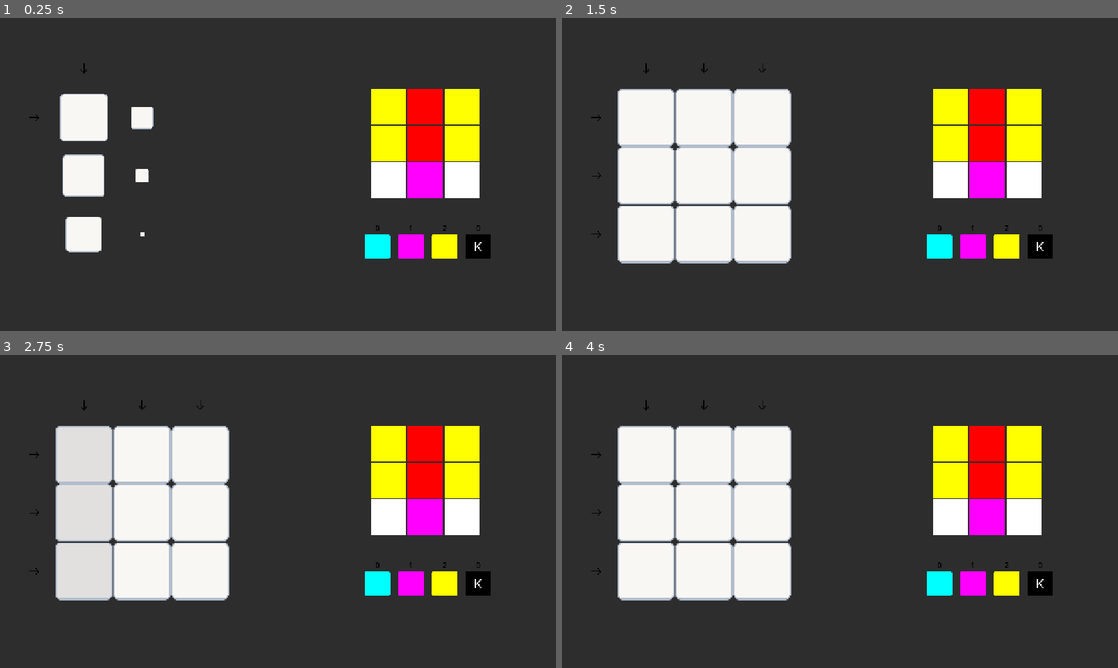
Above: before the commit, frames 1-4 (two rows, left to right).
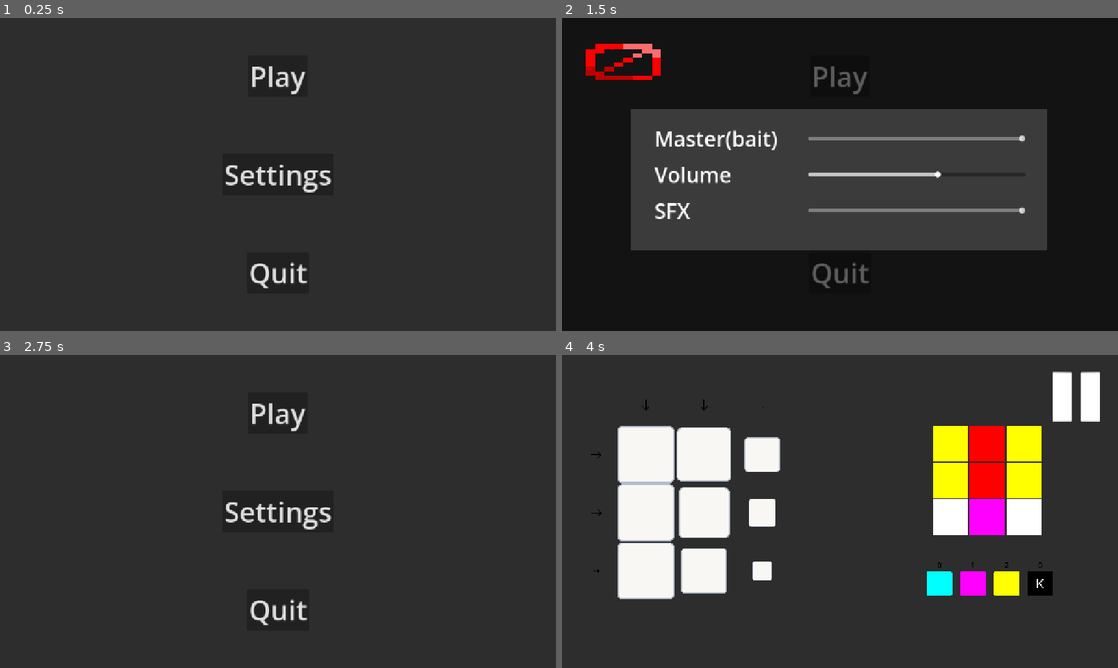
Above: after the commit, the same moments.

Repository: kaminaryu/printing-game
Game: Godot game, scene res://Scenes/main_menu.tscn
The game is run twice, just before and just after one commit, with the same random seed, the same clock (stepped at 60 frames per second) and the same inputs. Before the commit the project starts from res://Scenes/main.tscn.
Inputs (mouse positions are in pixels of both pictures, inside the frame that each line leads up to):
- Up to frame 1 (0.25 s): no input
- Up to frame 2 (1.5 s): click (645, 68) at 0.52 s; click (840, 174) at 1.25 s, where only the run after the commit has a clickable "Settings"
- Up to frame 3 (2.75 s): click (61, 398) at 2.02 s
- Up to frame 4 (4 s): click (840, 414) at 2.75 s, where only the run after the commit has a clickable "Play"; click (701, 458) at 3.5 s, where only the run after the commit has a clickable "1"

The runs differ from the first frame. In frame 1, 13% of the frame differs, in the area x 5-89%, y 14-87%; in frame 2, 85%, in the area x 0-100%, y 0-100%; in frame 3, 26%; in frame 4, 7.4%.

Commit message:
Feat: Added Menus Templates

Diff:
--- /dev/null
+++ b/Scenes/LevelSelector/level_selector.tscn
@@ -0,0 +1,88 @@
+[gd_scene format=3 uid="uid://birsay0pvysyg"]
+
+[ext_resource type="PackedScene" uid="uid://bayck00lurmbm" path="res://Scenes/LevelSelector/level_tile.tscn" id="1_qejn8"]
+
+[node name="LevelSelector" type="Control" unique_id=2136194899]
+layout_mode = 3
+anchors_preset = 15
+anchor_right = 1.0
+anchor_bottom = 1.0
+grow_horizontal = 2
+grow_vertical = 2
+
+[node name="GridContainer" type="GridContainer" parent="." unique_id=305377563]
+layout_mode = 1
+anchors_preset = 8
+anchor_left = 0.5
+anchor_top = 0.5
+anchor_right = 0.5
+anchor_bottom = 0.5
+offset_left = -168.0
+offset_top = -100.0
+offset_right = 168.0
+offset_bottom = 100.0
+grow_horizontal = 2
+grow_vertical = 2
+theme_override_constants/h_separation = 94
+theme_override_constants/v_separation = 59
+columns = 5
+
+[node name="Level" parent="GridContainer" unique_id=430807059 instance=ExtResource("1_qejn8")]
+layout_mode = 2
+text = "1"
+
+[node name="Level2" parent="GridContainer" unique_id=646816040 instance=ExtResource("1_qejn8")]
+layout_mode = 2
+text = "2"
+
+[node name="Level3" parent="GridContainer" unique_id=1593151767 instance=ExtResource("1_qejn8")]
+layout_mode = 2
+text = "3"
+
+[node name="Level4" parent="GridContainer" unique_id=1565403250 instance=ExtResource("1_qejn8")]
+layout_mode = 2
+text = "4"
+
+[node name="Level5" parent="GridContainer" unique_id=922160079 instance=ExtResource("1_qejn8")]
+layout_mode = 2
+text = "5"
+
+[node name="Level6" parent="GridContainer" unique_id=205670342 instance=ExtResource("1_qejn8")]
+layout_mode = 2
+text = "6"
+
+[node name="Level7" parent="GridContainer" unique_id=747150118 instance=ExtResource("1_qejn8")]
+layout_mode = 2
+text = "7"
+
+[node name="Level8" parent="GridContainer" unique_id=1798924653 instance=ExtResource("1_qejn8")]
+layout_mode = 2
+text = "8"
+
+[node name="Level9" parent="GridContainer" unique_id=1768113248 instance=ExtResource("1_qejn8")]
+layout_mode = 2
+text = "9"
+
+[node name="Level10" parent="GridContainer" unique_id=1175087329 instance=ExtResource("1_qejn8")]
+layout_mode = 2
+text = "10"
+
+[node name="Level11" parent="GridContainer" unique_id=364071896 instance=ExtResource("1_qejn8")]
+layout_mode = 2
+text = "11"
+
+[node name="Level12" parent="GridContainer" unique_id=1994898083 instance=ExtResource("1_qejn8")]
+layout_mode = 2
+text = "12"
+
+[node name="Level13" parent="GridContainer" unique_id=893587546 instance=ExtResource("1_qejn8")]
+layout_mode = 2
+text = "13"
+
+[node name="Level14" parent="GridContainer" unique_id=1394964445 instance=ExtResource("1_qejn8")]
+layout_mode = 2
+text = "14"
+
+[node name="Level15" parent="GridContainer" unique_id=1778406980 instance=ExtResource("1_qejn8")]
+layout_mode = 2
+text = "15"
--- /dev/null
+++ b/Scenes/LevelSelector/level_tile.gd
@@ -0,0 +1,4 @@
+extends Button
+
+func _on_button_down() -> void:
+	get_tree().change_scene_to_file("res://Scenes/main.tscn")
--- /dev/null
+++ b/Scenes/LevelSelector/level_tile.tscn
@@ -0,0 +1,13 @@
+[gd_scene format=3 uid="uid://bayck00lurmbm"]
+
+[ext_resource type="Script" uid="uid://cac867gtebp5l" path="res://Scenes/LevelSelector/level_tile.gd" id="1_2ltoa"]
+
+[node name="LevelTile" type="Button" unique_id=430807059]
+custom_minimum_size = Vector2(64, 64)
+offset_right = 8.0
+offset_bottom = 8.0
+theme_override_font_sizes/font_size = 32
+text = "A"
+script = ExtResource("1_2ltoa")
+
+[connection signal="button_down" from="." to="." method="_on_button_down"]
--- a/Scenes/game_manager.gd
+++ b/Scenes/game_manager.gd
@@ -35,7 +35,7 @@
 		return true
 
 	if remaining_ink[channel] <= 0:
-		print("❌ Click Blocked: Out of ink for channel: ", channel)
+		print("Click Blocked: Out of ink for channel: ", channel)
 		return false
 
 	remaining_ink[channel] -= 1
--- a/Scenes/main.tscn
+++ b/Scenes/main.tscn
@@ -1,10 +1,11 @@
 [gd_scene format=3 uid="uid://b51cck50u8a2w"]
 
 [ext_resource type="PackedScene" uid="uid://iivroqoa8ayc" path="res://Objects/Printer/PrintingGrid/printing_grid.tscn" id="1_jjgbg"]
-[ext_resource type="Script" path="res://Scenes/game_manager.gd" id="1_ynf5e"]
+[ext_resource type="Script" uid="uid://bfro6yuwkgdkj" path="res://Scenes/game_manager.gd" id="1_ynf5e"]
 [ext_resource type="Resource" path="res://Resources/Levels/6.tres" id="2_kry3j"]
 [ext_resource type="Script" path="res://Scenes/target_preview_grid.gd" id="4_jjvhh"]
 [ext_resource type="PackedScene" uid="uid://dqu6xara3up6f" path="res://UI/Widgets/palette.tscn" id="5_kry3j"]
+[ext_resource type="PackedScene" uid="uid://dl7lt4boi3qlk" path="res://Scenes/main_gui.tscn" id="6_21xkr"]
 
 [node name="Main" type="Node2D" unique_id=1872288472]
 script = ExtResource("1_ynf5e")
@@ -27,3 +28,5 @@
 cell_gap = 3.0
 
 [node name="Palette" parent="CanvasLayer" unique_id=1883377568 instance=ExtResource("5_kry3j")]
+
+[node name="MainGUI" parent="CanvasLayer" unique_id=1677267965 instance=ExtResource("6_21xkr")]
--- /dev/null
+++ b/Scenes/main_gui.gd
@@ -0,0 +1,6 @@
+extends Control
+
+
+func _on_pause_button_button_down() -> void:
+	$PauseMenu.show()
+	get_tree().paused = true
--- /dev/null
+++ b/Scenes/main_gui.tscn
@@ -0,0 +1,36 @@
+[gd_scene format=3 uid="uid://dl7lt4boi3qlk"]
+
+[ext_resource type="Script" uid="uid://c24j5myq0sq0y" path="res://Scenes/main_gui.gd" id="1_nw5w4"]
+[ext_resource type="Texture2D" uid="uid://djh71qfneml22" path="res://Assets/GUI/PauseButton.png" id="1_pegf4"]
+[ext_resource type="PackedScene" uid="uid://dnps80gkhd8d5" path="res://Scenes/pause_menu.tscn" id="3_13gl4"]
+
+[node name="MainGUI" type="Control" unique_id=1677267965]
+layout_mode = 3
+anchors_preset = 15
+anchor_right = 1.0
+anchor_bottom = 1.0
+grow_horizontal = 2
+grow_vertical = 2
+mouse_filter = 2
+script = ExtResource("1_nw5w4")
+
+[node name="MarginContainer" type="MarginContainer" parent="." unique_id=711509577]
+layout_mode = 1
+anchors_preset = 1
+anchor_left = 1.0
+anchor_right = 1.0
+offset_left = -40.0
+offset_bottom = 40.0
+grow_horizontal = 0
+theme_override_constants/margin_top = 32
+theme_override_constants/margin_right = 32
+
+[node name="PauseButton" type="TextureButton" parent="MarginContainer" unique_id=334223556]
+layout_mode = 2
+texture_normal = ExtResource("1_pegf4")
+
+[node name="PauseMenu" parent="." unique_id=809285226 instance=ExtResource("3_13gl4")]
+visible = false
+layout_mode = 1
+
+[connection signal="button_down" from="MarginContainer/PauseButton" to="." method="_on_pause_button_button_down"]
--- a/Scenes/main_menu.gd
+++ b/Scenes/main_menu.gd
@@ -10,7 +10,7 @@
 
 
 func _on_play_button_down() -> void:
-	get_tree().change_scene_to_file("res://Scenes/main.tscn")
+	get_tree().change_scene_to_file("res://Scenes/LevelSelector/level_selector.tscn")
 	pass # Replace with function body.
 
 
--- /dev/null
+++ b/Scenes/pause_menu.gd
@@ -0,0 +1,15 @@
+extends Control
+
+func _on_continue_button_down() -> void:
+	get_tree().paused = false
+	hide()
+
+
+func _on_settings_button_down() -> void:
+	$Settings.open()
+	pass # Replace with function body.
+
+
+func _on_main_menu_button_down() -> void:
+	get_tree().paused = false
+	get_tree().change_scene_to_file("res://Scenes/main_menu.tscn")
--- /dev/null
+++ b/Scenes/pause_menu.tscn
@@ -0,0 +1,57 @@
+[gd_scene format=3 uid="uid://dnps80gkhd8d5"]
+
+[ext_resource type="Script" uid="uid://dps7do6wnpu72" path="res://Scenes/pause_menu.gd" id="1_emv3i"]
+[ext_resource type="PackedScene" uid="uid://1f1kykdhkpbb" path="res://Scenes/settings.tscn" id="2_k0w1u"]
+
+[node name="PauseMenu" type="Control" unique_id=809285226]
+process_mode = 3
+layout_mode = 3
+anchors_preset = 15
+anchor_right = 1.0
+anchor_bottom = 1.0
+grow_horizontal = 2
+grow_vertical = 2
+mouse_filter = 1
+script = ExtResource("1_emv3i")
+
+[node name="VBoxContainer" type="VBoxContainer" parent="." unique_id=2111812975]
+layout_mode = 1
+anchors_preset = 8
+anchor_left = 0.5
+anchor_top = 0.5
+anchor_right = 0.5
+anchor_bottom = 0.5
+offset_left = -4.0
+offset_top = -16.0
+offset_right = 4.0
+offset_bottom = 16.0
+grow_horizontal = 2
+grow_vertical = 2
+theme_override_constants/separation = 130
+alignment = 1
+
+[node name="Continue" type="Button" parent="VBoxContainer" unique_id=456391842]
+layout_mode = 2
+size_flags_horizontal = 4
+theme_override_font_sizes/font_size = 64
+text = "Continue"
+
+[node name="Settings" type="Button" parent="VBoxContainer" unique_id=1188518414]
+layout_mode = 2
+size_flags_horizontal = 4
+theme_override_font_sizes/font_size = 64
+text = "Settings"
+
+[node name="MainMenu" type="Button" parent="VBoxContainer" unique_id=1986142597]
+layout_mode = 2
+size_flags_horizontal = 4
+theme_override_font_sizes/font_size = 64
+text = "Main Menu"
+
+[node name="Settings" parent="." unique_id=1684481824 instance=ExtResource("2_k0w1u")]
+visible = false
+layout_mode = 1
+
+[connection signal="button_down" from="VBoxContainer/Continue" to="." method="_on_continue_button_down"]
+[connection signal="button_down" from="VBoxContainer/Settings" to="." method="_on_settings_button_down"]
+[connection signal="button_down" from="VBoxContainer/MainMenu" to="." method="_on_main_menu_button_down"]
--- a/Scenes/settings.tscn
+++ b/Scenes/settings.tscn
@@ -60,6 +60,7 @@
 text = "Master(bait)"
 
 [node name="MasterSlider" type="HSlider" parent="VBoxContainer/MasterVol" unique_id=1848290547]
+process_mode = 3
 custom_minimum_size = Vector2(500, 0)
 layout_mode = 2
 size_flags_vertical = 4
--- a/project.godot
+++ b/project.godot
@@ -11,12 +11,16 @@
 [application]
 
 config/name="printer"
-run/main_scene="uid://b51cck50u8a2w"
+run/main_scene="uid://ciadiarvvyck3"
 config/features=PackedStringArray("4.6", "GL Compatibility")
 config/icon="res://icon.svg"
 run/size/viewport_height=360
 run/size/viewport_width=1280
 run/defaults/default_clear_color=Color(0.3, 0.3, 0.3, 1)
+
+[audio]
+
+buses/default_bus_layout="uid://doyxlrav6762t"
 
 [autoload]
 
Binary file added: Assets/GUI/PauseButton.png
Not shown, added: Assets/GUI/PauseButton.png.import
Not shown, added: Scenes/LevelSelector/level_tile.gd.uid
Not shown, added: Scenes/main_gui.gd.uid
Not shown, added: Scenes/pause_menu.gd.uid
Not shown, added: Assets/GUI/PauseButton.png.kra
Not shown, added: Assets/GUI/PauseButton.png~
